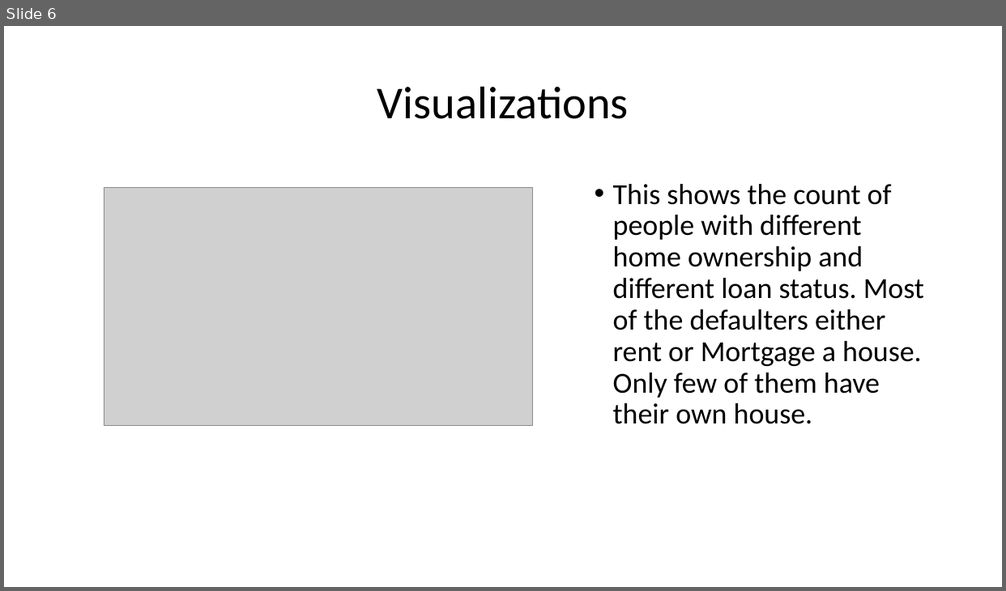
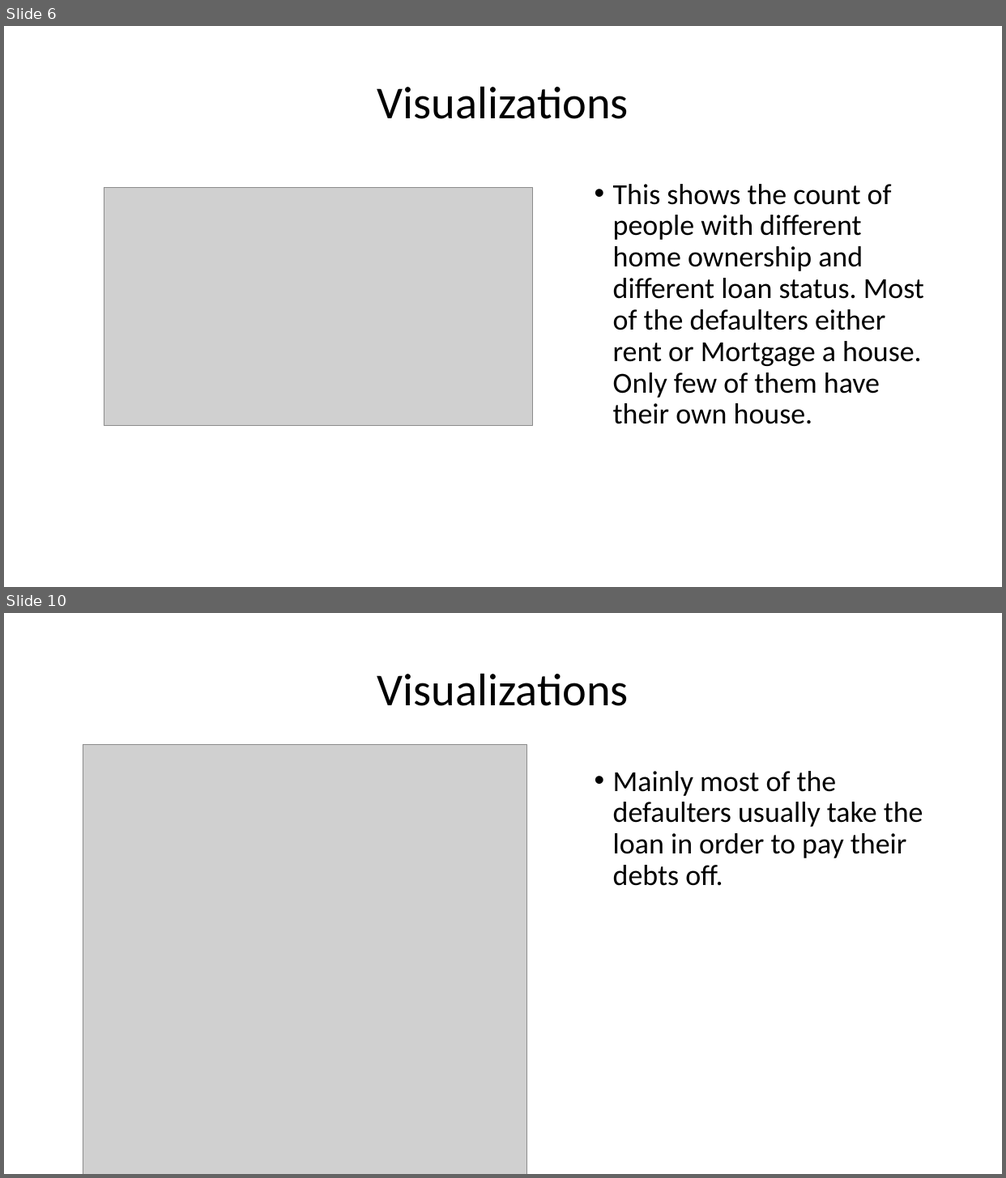
Before and after one commit to neetika01/LendingClubCaseStudy, a slide deck: Lending_club_case_study.pptx. Shown one above the other, each under a label of ours: slide 6 before the commit, slides 6 and 10 after it; the slides between them are not shown. The pictures are 1006x591 and 1006x1178 pixels, drawn with LibreOffice and Linux fonts; fonts in the diff are those of the drawing; grey boxes stand for pictures. Boxes give left, top, right and bottom in pixels: in the first picture for what was removed or moved away, otherwise in the second. Text is boxed around its words. In the diff, an @@ line names an element or a change of style, - is before the commit and + after.

```diff
--- a/Lending_club_case_study.pptx
+++ b/Lending_club_case_study.pptx
@@ slide 10 added at <box>4,613,1002,1174</box>, background #FFFFFF @@
@@ title added at <box>377,673,629,706</box>, 44 pt, text #000000 @@
+Visualizations
@@ picture added at <box>83,745,527,1174</box> @@
@@ text added at <box>613,771,923,886</box>, 28 pt, text #000000 @@
+• Mainly most of the defaulters usually take the loan in order to pay their debts off.
```
Also in this commit, not shown: 5 other slides added, 2 other files.
